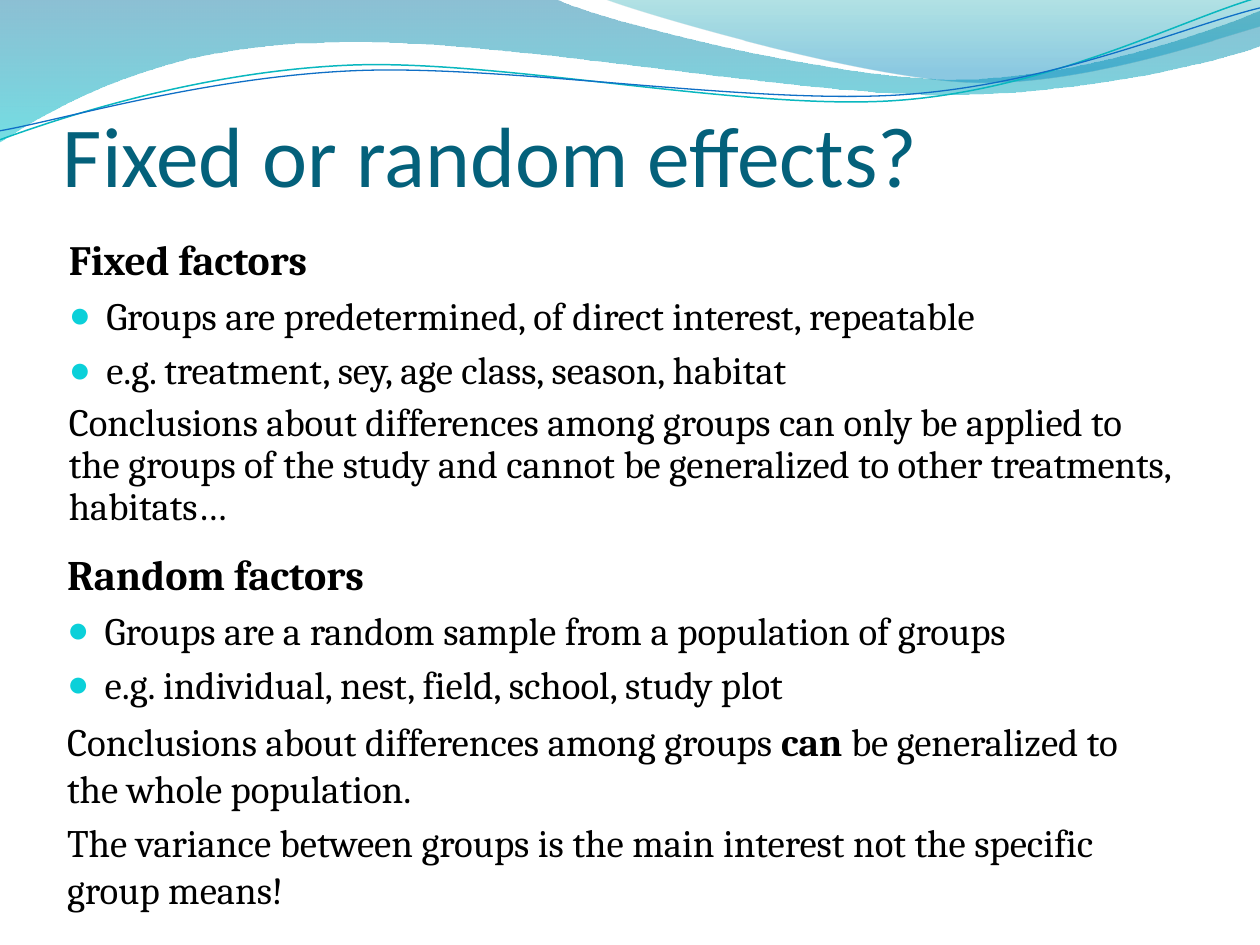
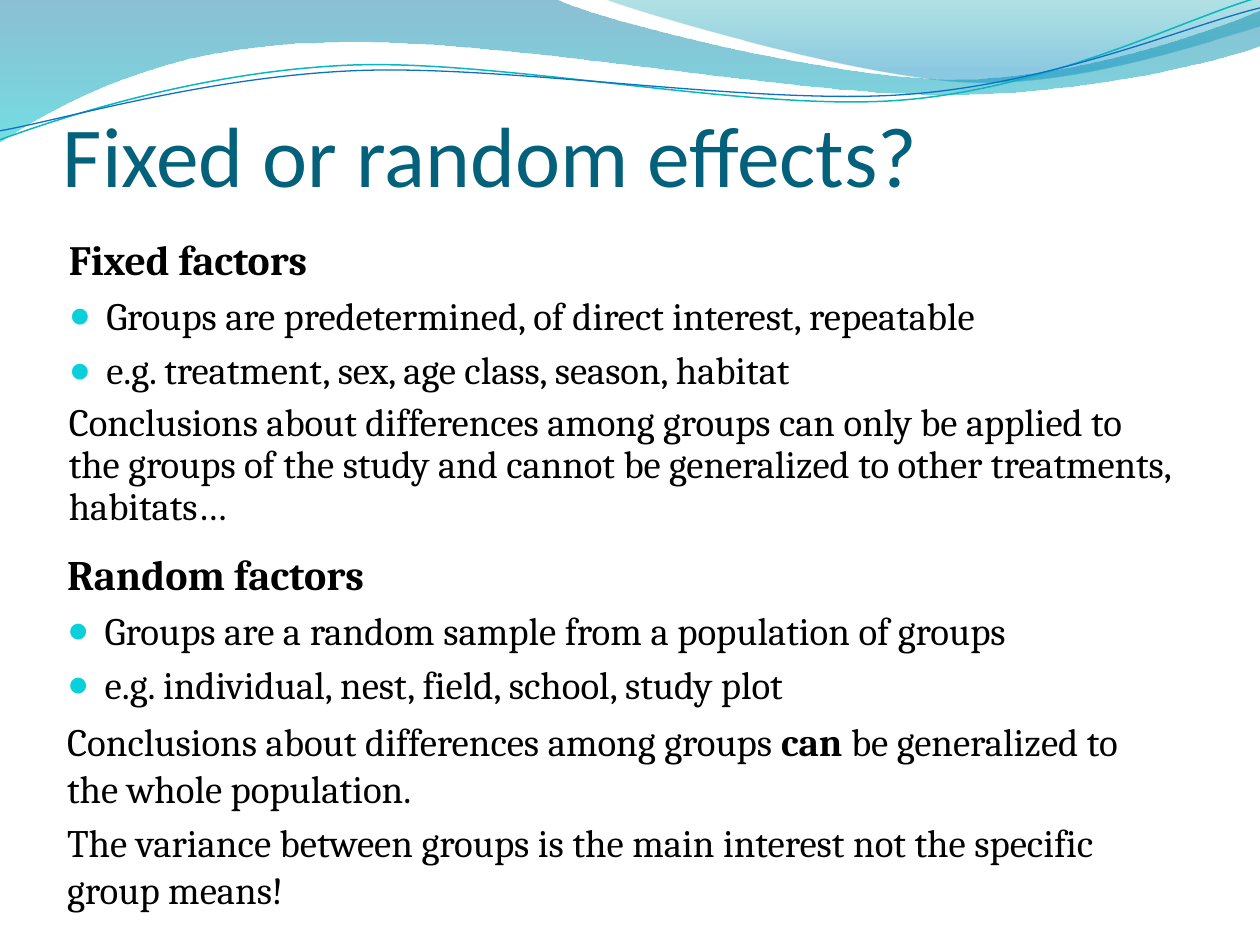
Before and after one commit to ricschuster/R_Workshop_Vienna_2018_02, a slide deck: slide 7 of ppts/Topic 7 Linear mixed-effects models (random effects).pptx. Drawn at 1260x945 pixels with LibreOffice and Linux fonts; fonts in the diff are those of the drawing; background and template pictures are left out. Boxes give left, top, right and bottom in pixels: in the first picture for what was removed or moved away, otherwise in the second. Text is boxed around its words. In the diff, an @@ line names an element or a change of style, - is before the commit and + after.

```diff
--- a/ppts/Topic 7 Linear mixed-effects models (random effects).pptx
+++ b/ppts/Topic 7 Linear mixed-effects models (random effects).pptx
@@ text at [106,357,790,393]: text changed @@
-● e.g. treatment, sey, age class, season, habitat
+● e.g. treatment, sex, age class, season, habitat
```
Also in this commit, not shown: 5 other slides changed, 1 slide removed.
